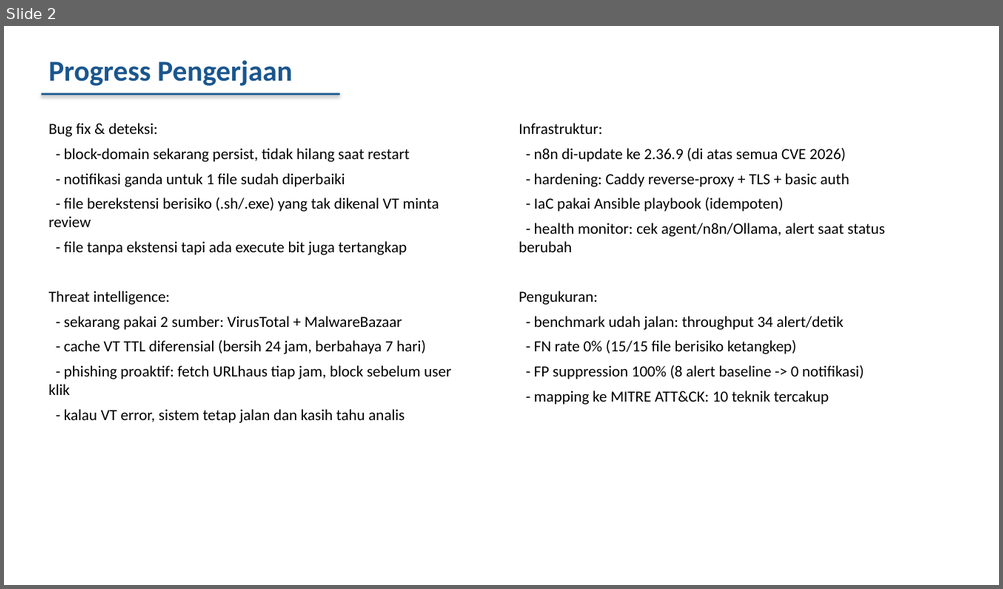
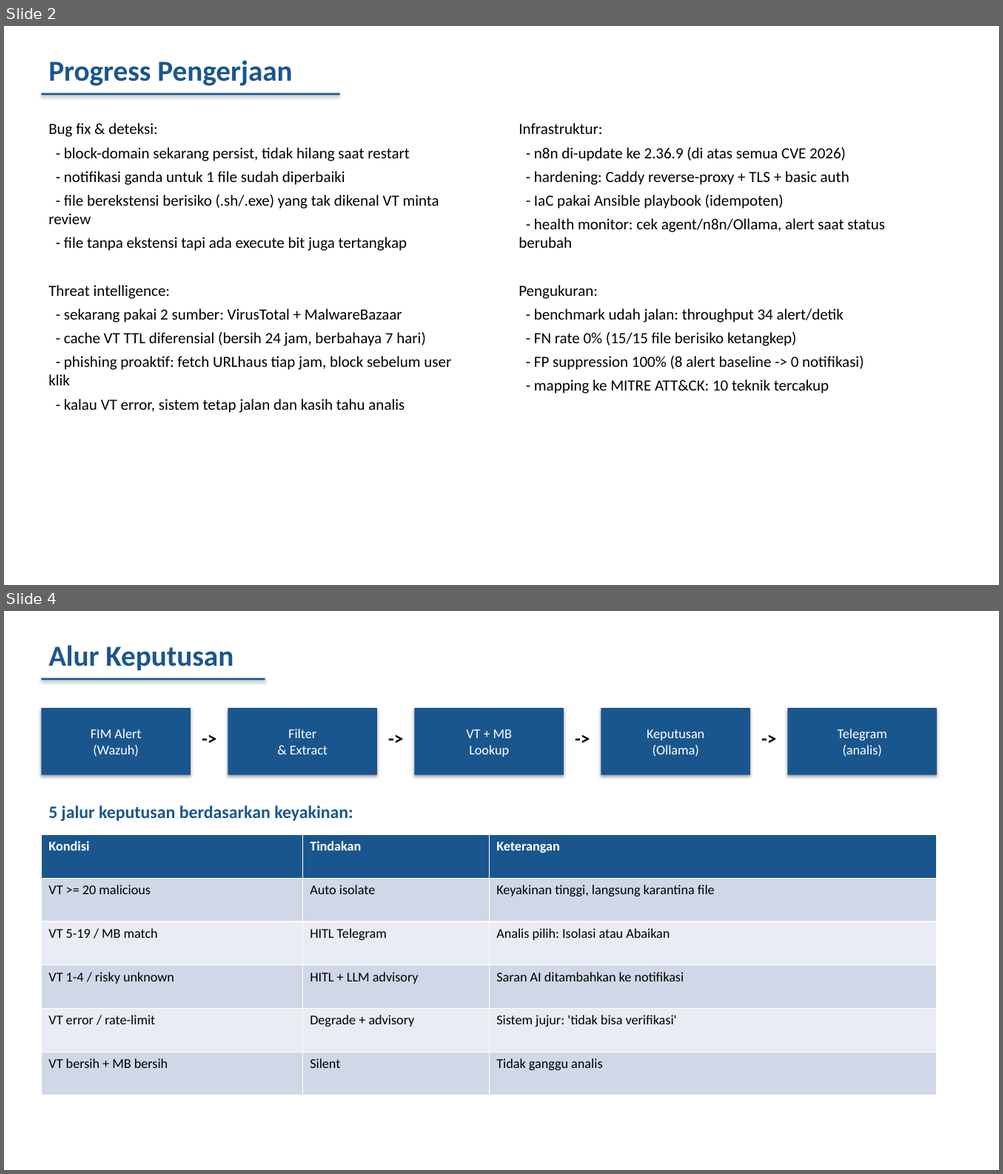
Before and after one commit to ravi-arnan/soar-project, a slide deck: docs/BIMBINGAN-TA-SOAR.pptx. Shown one above the other, each under a label of ours: slide 2 before the commit, slides 2 and 4 after it; the slides between them are not shown. The pictures are 1003x589 and 1003x1174 pixels, drawn with LibreOffice and Linux fonts; fonts in the diff are those of the drawing. Boxes give left, top, right and bottom in pixels: in the first picture for what was removed or moved away, otherwise in the second. Text is boxed around its words. In the diff, an @@ line names an element or a change of style, - is before the commit and + after.

Commit message:
docs: PPT v4 — tambah diagram arsitektur + split alur keputusan
- Slide 3: diagram arsitektur soar-architecture.png + keterangan stack
- Slide 4: alur keputusan (flow diagram + tabel 5 jalur)
- Slide 5: hasil pengukuran
- Slide 6: kontribusi & kebaruan
- Slide 7: rencana ke depan
- Slide 8: penutup
Total 8 slides

```diff
--- a/docs/BIMBINGAN-TA-SOAR.pptx
+++ b/docs/BIMBINGAN-TA-SOAR.pptx
@@ slide 4 added at [4,611,999,1170], background #FFFFFF @@
@@ text added at [48,645,233,670], 28 pt, text #1A568E, bold @@
+Alur Keputusan
@@ rectangle added at [41,678,265,681], fill #1A568E @@
@@ rectangle added at [41,708,190,775], fill #1A568E, 13 pt, text #FFFFFF @@
+FIM Alert
+(Wazuh)
@@ rectangle added at [227,708,377,775], fill #1A568E, 13 pt, text #FFFFFF @@
+Filter
+& Extract
@@ rectangle added at [415,708,563,775], fill #1A568E, 13 pt, text #FFFFFF @@
+VT + MB
+Lookup
@@ rectangle added at [601,708,750,775], fill #1A568E, 13 pt, text #FFFFFF @@
+Keputusan
+(Ollama)
@@ rectangle added at [788,708,936,775], fill #1A568E, 13 pt, text #FFFFFF @@
+Telegram
+(analis)
@@ text added at [190,723,227,760], 18 pt, text #000000, bold @@
+->
@@ text added at [377,723,415,760], 18 pt, text #000000, bold @@
+->
@@ text added at [563,723,601,760], 18 pt, text #000000, bold @@
+->
@@ text added at [750,723,788,760], 18 pt, text #000000, bold @@
+->
@@ text added at [48,806,353,821], 17 pt, text #1A568E, bold @@
+5 jalur keputusan berdasarkan keyakinan:
@@ table added at [41,834,936,1096], 6 rows, 3 columns @@
+Kondisi | Tindakan | Keterangan
+VT >= 20 malicious | Auto isolate | Keyakinan tinggi, langsung karantina file
+VT 5-19 / MB match | HITL Telegram | Analis pilih: Isolasi atau Abaikan
+VT 1-4 / risky unknown | HITL + LLM advisory | Saran AI ditambahkan ke notifikasi
+VT error / rate-limit | Degrade + advisory | Sistem jujur: 'tidak bisa verifikasi'
+VT bersih + MB bersih | Silent | Tidak ganggu analis
@@ slide 2 changed as well @@
@@ text "Bug fix & deteksi:" at [48,123,451,413]: less space between paragraphs @@
@@ text "Infrastruktur:" at [518,123,885,394]: less space between paragraphs @@
```
Also in this commit, not shown: 5 other slides changed, 1 other slide added, 1 slide removed, 1 other file.
